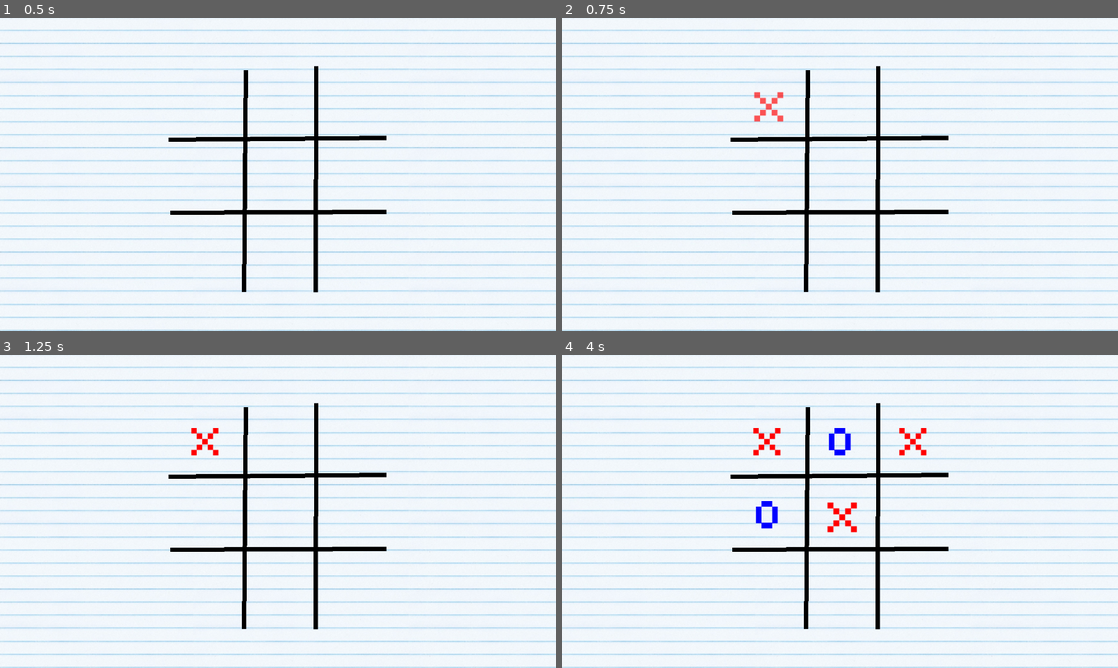
Above: before the commit, frames 1-4 (two rows, left to right).
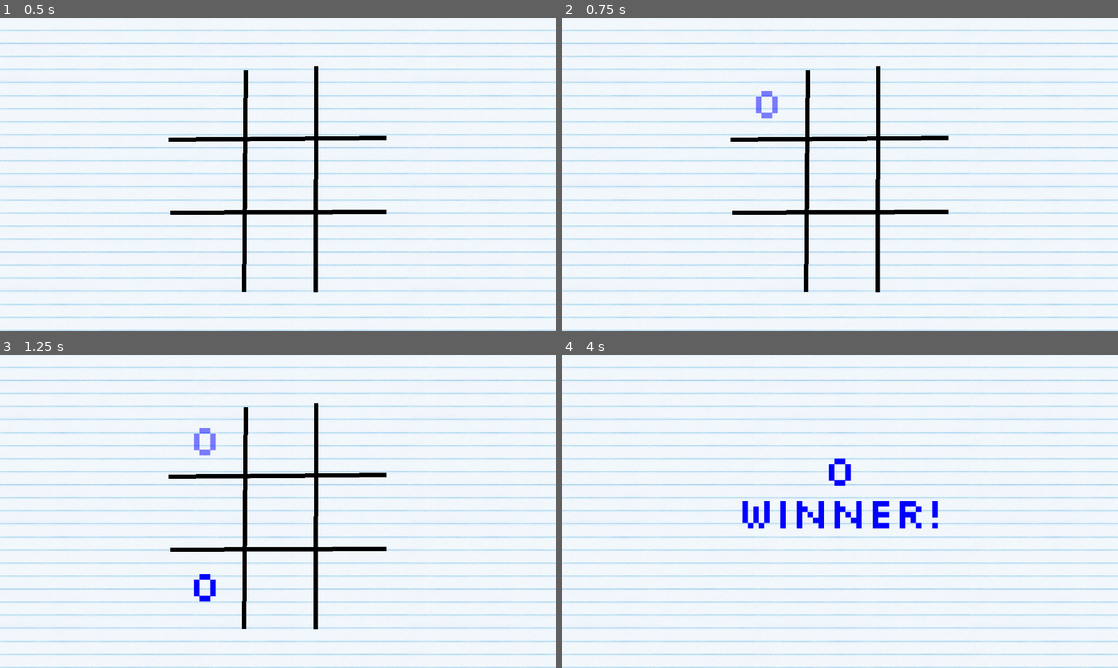
Above: after the commit, the same moments.

Repository: Neo-Ciber94/godot_tic_tac_toe
Game: Godot game, scene res://core/local_game.tscn
Same seed, same stepped clock (60 frames per second), same inputs: the game is played once before the commit and once after it. This scene is started directly instead of the project's main scene.
Inputs (mouse positions are in pixels of both pictures, inside the frame that each line leads up to):
- Up to frame 1 (0.5 s): no input
- Up to frame 2 (0.75 s): move the mouse to (767, 102) at 0.52 s; click (767, 102) at 0.67 s
- Up to frame 3 (1.25 s): no input
- Up to frame 4 (4 s): move the mouse to (840, 439) at 1.27 s; click (840, 439) at 1.42 s; move the mouse to (912, 439) at 2.02 s; click (912, 439) at 2.17 s; move the mouse to (767, 511) at 2.77 s; click (767, 511) at 2.92 s; move the mouse to (840, 511) at 3.52 s; click (840, 511) at 3.67 s

Frame 1 is identical in both runs. In frame 2, 0.3% of the frame differs, in the area x 34-40%, y 23-34%; in frame 3, 0.5%; in frame 4, 4.6%, in the area x 30-70%, y 15-88%.

Commit message:
Add players to tree

Diff:
--- a/core/local_game.tscn
+++ b/core/local_game.tscn
@@ -7,6 +7,7 @@
 
 [node name="LocalGame" type="Node"]
 script = ExtResource("1_6ppru")
+mode = 1
 
 [node name="Background" parent="." instance=ExtResource("2_dwi3w")]
 
--- a/core/match.gd
+++ b/core/match.gd
@@ -28,6 +28,10 @@
 
 	_players = players;
 	_current_player = _players.keys().pick_random();
+
+	# to allow the children to access the tree
+	for player in players.values():
+		add_child(player)
 
 func start_match() -> void:
 	assert(_players.size() == 2, "expected 2 players to start the match");
